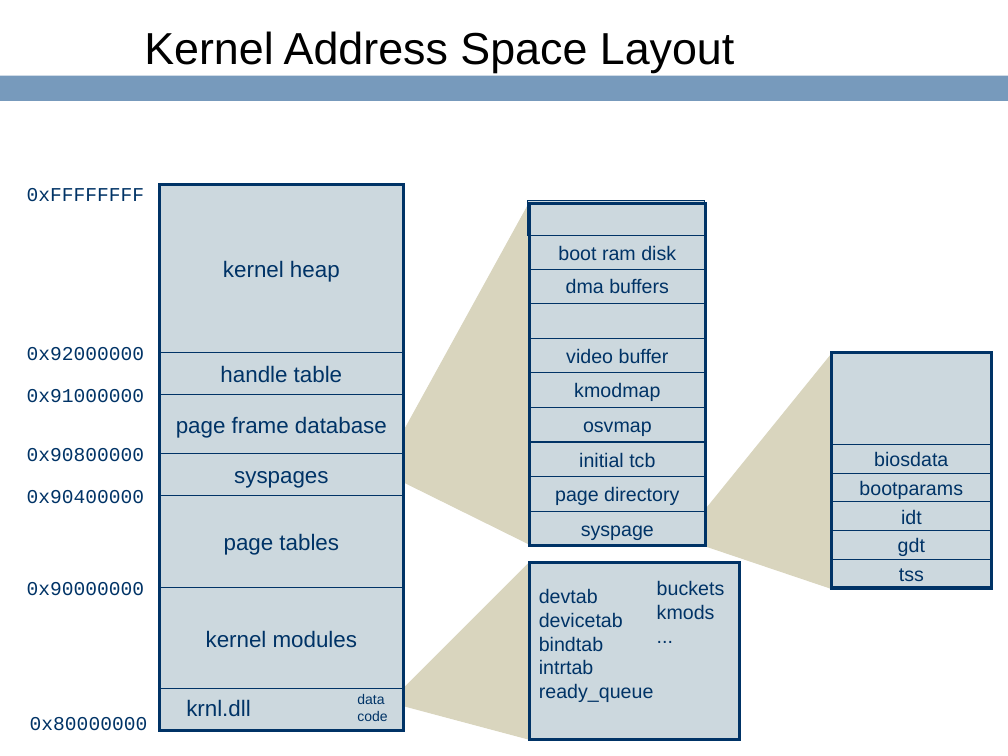
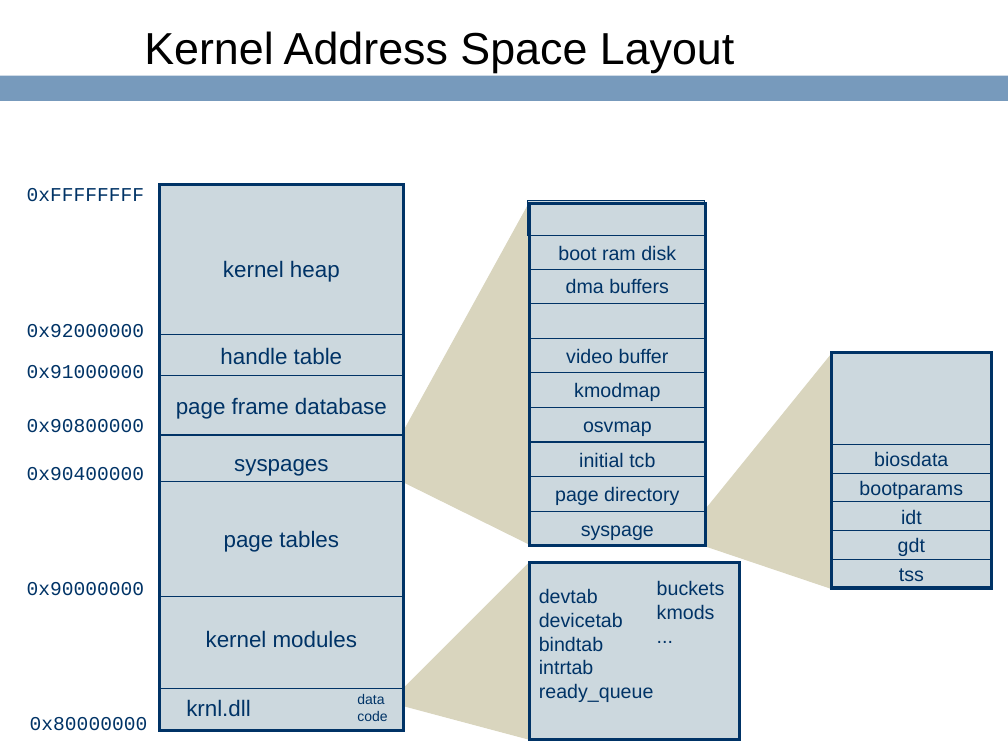
Before and after one commit to ringgaard/sanos, a slide deck: slide 12 of doc/sanostech.ppt. Drawn at 1008x756 pixels with LibreOffice and Linux fonts; fonts in the diff are those of the drawing; background and template pictures are left out. Boxes give left, top, right and bottom in pixels: in the first picture for what was removed or moved away, otherwise in the second. Text is boxed around its words. In the diff, an @@ line names an element or a change of style, - is before the commit and + after.

```diff
--- a/doc/sanostech.ppt
+++ b/doc/sanostech.ppt
@@ 3 texts: place and size @@
-3 texts at box(27, 347, 145, 504)
+3 texts at box(27, 324, 145, 481)
@@ rectangle "handle table": place and size @@
-rectangle "handle table" at box(159, 353, 403, 395)
+rectangle "handle table" at box(159, 335, 403, 377)
@@ rectangle "page frame database": place and size @@
-rectangle "page frame database" at box(159, 395, 403, 454)
+rectangle "page frame database" at box(159, 376, 403, 434)
@@ text "0x90800000": place and size @@
-text "0x90800000" at box(27, 448, 145, 462)
+text "0x90800000" at box(27, 419, 145, 433)
@@ rectangle "syspages": place and size @@
-rectangle "syspages" at box(159, 454, 403, 496)
+rectangle "syspages" at box(159, 435, 403, 490)
@@ rectangle "page tables": place and size @@
-rectangle "page tables" at box(159, 496, 403, 589)
+rectangle "page tables" at box(159, 481, 403, 596)
```
Also in this commit, not shown: 2 other slides changed.
